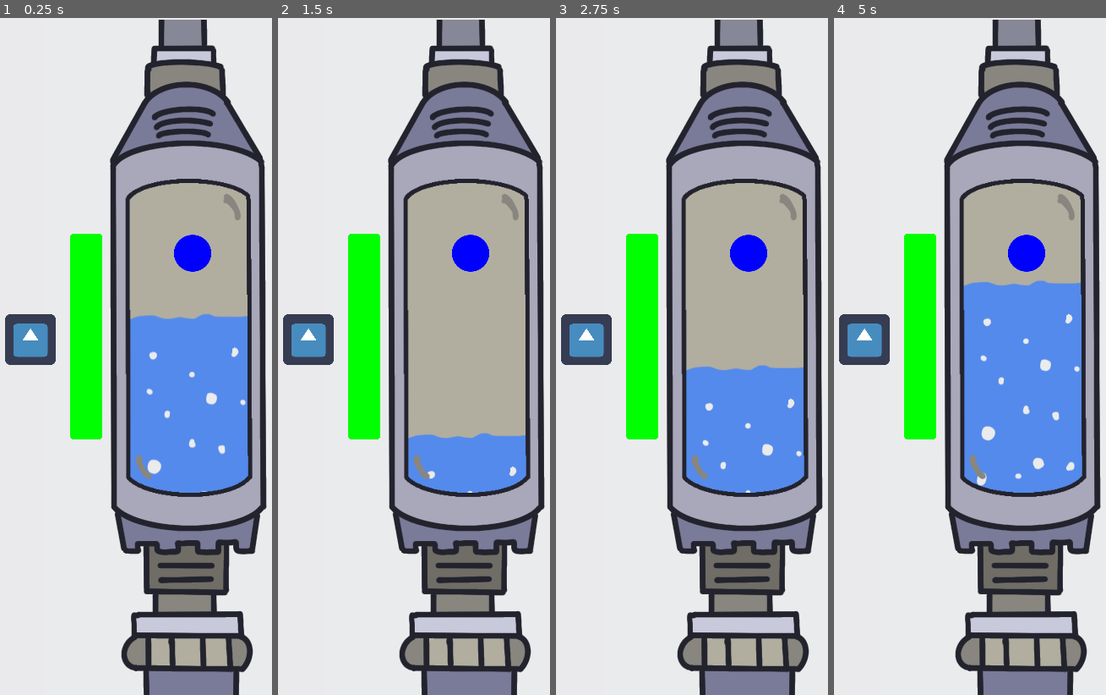
Above: before the commit, frames 1-4 (left to right).
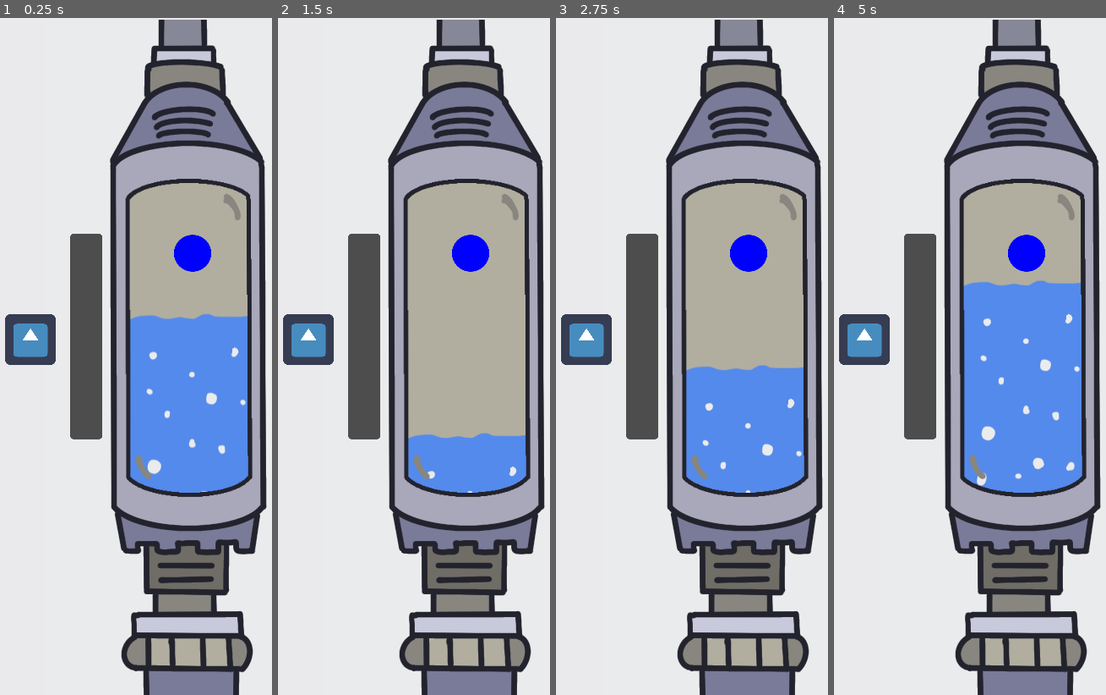
Above: after the commit, the same moments.

Repository: esburch/coolant-stabilizer
Game: Godot game, scene res://main.tscn
Two runs of this game, one before a commit and one after it. Both use one fixed random seed, a clock stepped at 60 frames per second and the inputs below. The engine's default icon, where the game draws it, is replaced by a stand-in: a white triangle on a blue panel in a dark square.
Inputs (mouse positions are in pixels of both pictures, inside the frame that each line leads up to):
- Up to frame 1 (0.25 s): no input
- Up to frame 2 (1.5 s): move the mouse to (476, 322) at 0.52 s; press the mouse at (476, 322) at 0.53 s; move the mouse to (348, 390) at 1.27 s; release the mouse at (348, 390) at 1.28 s; click (348, 390) at 1.35 s
- Up to frame 3 (2.75 s): tap Enter at 2 s; move the mouse to (719, 207) at 2.02 s; press the mouse at (719, 207) at 2.03 s
- Up to frame 4 (5 s): move the mouse to (950, 491) at 2.77 s; release the mouse at (950, 491) at 2.78 s; click (950, 491) at 2.85 s; move the mouse to (1057, 458) at 3.52 s; press the mouse at (1057, 458) at 3.53 s; move the mouse to (874, 254) at 4.27 s; release the mouse at (874, 254) at 4.28 s; click (874, 254) at 4.35 s

The runs differ from the first frame. In frame 1, 3.6% of the frame differs, in the area x 25-38%, y 31-63%; in frame 2, 3.6%; in frame 3, 3.6%; in frame 4, 3.6%.

Commit message:
Update progress bar to be empty at load

Diff:
--- a/main.gd
+++ b/main.gd
@@ -7,10 +7,14 @@
 onready var pb = get_node("TextureProgress")
 # Called when the node enters the scene tree for the first time.
 func _ready():
-	pb.value=5
+	pb.value=0
 
 
 # Called every frame. 'delta' is the elapsed time since the previous frame.
 func _process(delta):
 	print(timer.time_left)
-	pb.value = 5-timer.time_left
+	# Keeps bar clear at load
+	if timer.time_left == 0:
+		pb.value = 0
+	else:
+		pb.value = 5-timer.time_left
